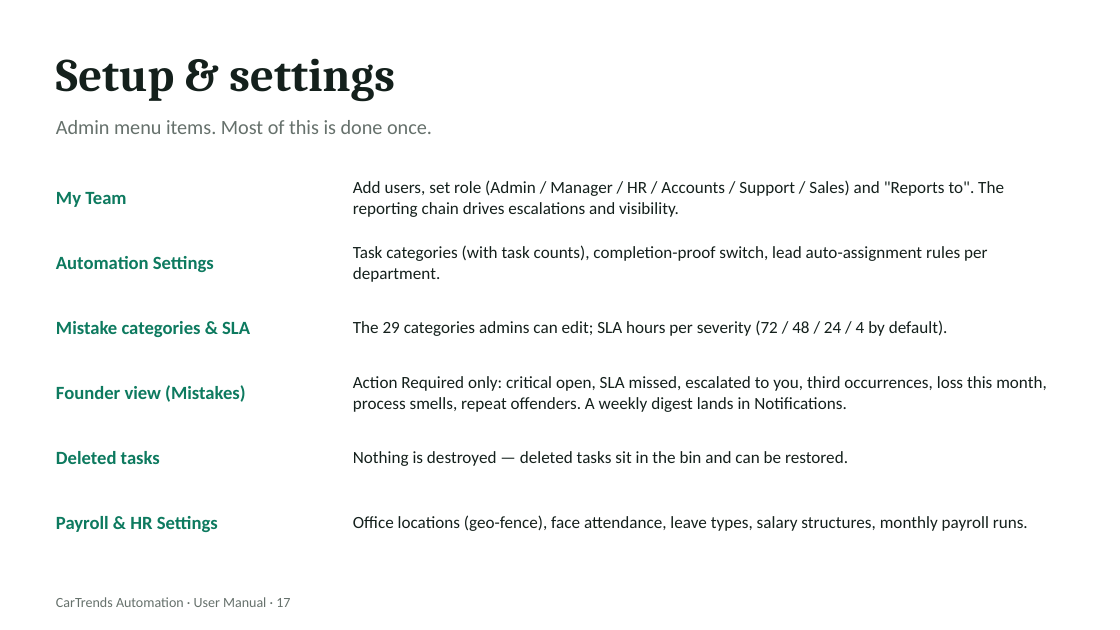
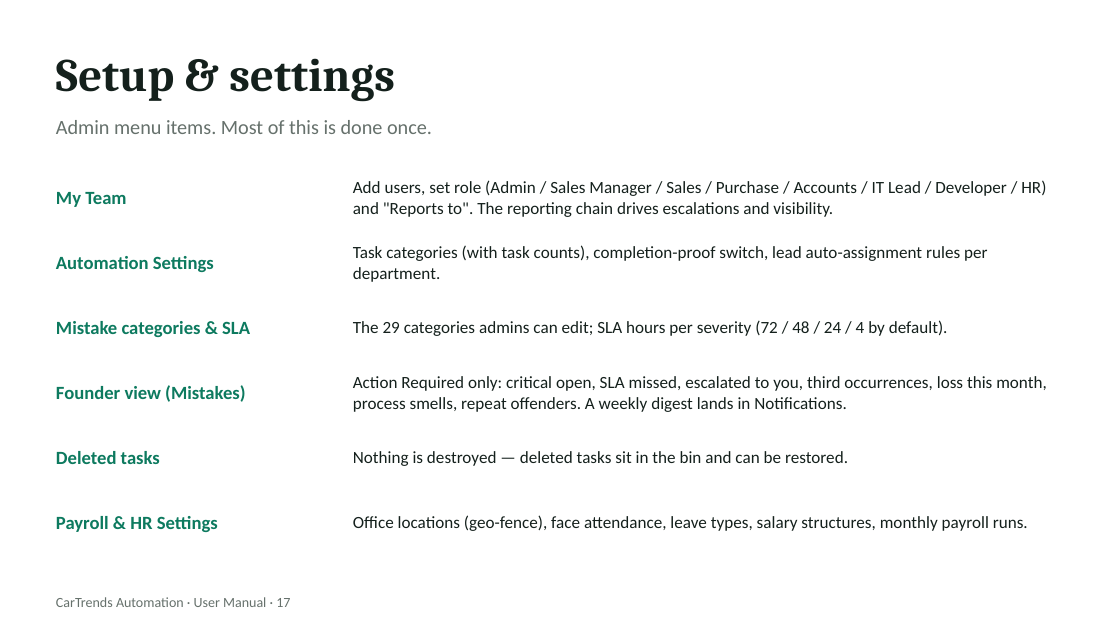
Before and after one commit to yourentertainments10-coder/Automate-Task, a slide deck: slide 17 of docs/CarTrends-User-Manual-v1.1.pptx. Drawn at 1120x630 pixels with LibreOffice and Linux fonts; fonts in the diff are those of the drawing. Boxes give left, top, right and bottom in pixels: in the first picture for what was removed or moved away, otherwise in the second. Text is boxed around its words. In the diff, an @@ line names an element or a change of style, - is before the commit and + after.

Commit message:
added ai suggested task,create report

```diff
--- a/docs/CarTrends-User-Manual-v1.1.pptx
+++ b/docs/CarTrends-User-Manual-v1.1.pptx
@@ text at <box>353,180,1046,217</box>: text changed @@
-Add users, set role (Admin / Manager / HR / Accounts / Support / Sales) and "Reports to". The reporting chain drives escalations and visibility.
+Add users, set role (Admin / Sales Manager / Sales / Purchase / Accounts / IT Lead / Developer / HR) and "Reports to". The reporting chain drives escalations and visibility.
```
Also in this commit, not shown: 23 other files.
